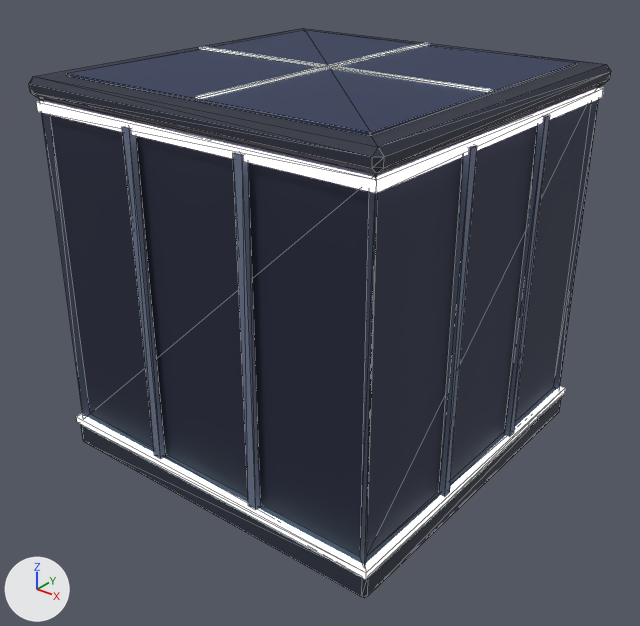
A saved change to the glTF model foxspy/models/kit-tokyo-wall.glb.
Camera for both pictures: a 50 mm lens placed at (2.77, -3.53, 2.94), pointed at (0.04, -0.12, 0.82). Lighting does not change. The marker at lower left points along +X, +Y and +Z. The older version comes first. Mesh edges are drawn as thin lines. Vertices at exactly the same position are counted once.

The first picture shows 'kit-tokyo-wall'.
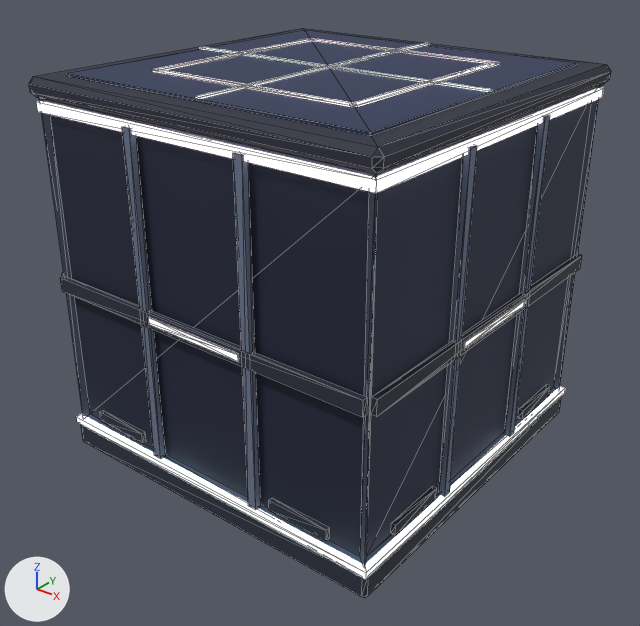
Scene script edits in JSON lines:
```json
{"block": "me_kit_tokyo_wall", "where": "# used by ob_kit_tokyo_wall; location = (0.0, 0.0, 0.0)"}
{"op": "remove", "block": "me_kit_tokyo_wall", "code": "me_kit_tokyo_wall.from_pydata(...)  # 172 vertices, 286 faces; spans x -1.04..1.04, y -1.04..1.04, z 0.0..2.12"}
{"op": "add", "block": "me_kit_tokyo_wall", "code": "me_kit_tokyo_wall.from_pydata(...)  # 332 vertices, 526 faces; spans x -1.04..1.04, y -1.04..1.04, z 0.0..2.12"}
{"block": "me_kit_tokyo_wall", "change": "me_kit_tokyo_wall part 1: a new loose piece, a box spanning x -0.99..0.99, y -1.03..-1.0, z 0.98..1.06, in mat_main"}
{"block": "me_kit_tokyo_wall", "change": "me_kit_tokyo_wall part 2: a new loose piece, a box spanning x -0.8..-0.45, y -1.025..-1.0, z 0.24..0.3, in mat_main"}
{"block": "me_kit_tokyo_wall", "change": "me_kit_tokyo_wall part 3: a new loose piece, a box spanning x 0.45..0.8, y -1.025..-1.0, z 0.24..0.3, in mat_main"}
{"block": "me_kit_tokyo_wall", "change": "me_kit_tokyo_wall part 4: a new loose piece, a box spanning x 1.0..1.03, y -0.99..0.99, z 0.98..1.06, in mat_main"}
{"block": "me_kit_tokyo_wall", "change": "me_kit_tokyo_wall part 5: a new loose piece, a box spanning x 1.0..1.025, y -0.8..-0.45, z 0.24..0.3, in mat_main"}
{"block": "me_kit_tokyo_wall", "change": "me_kit_tokyo_wall part 6: a new loose piece, a box spanning x 1.0..1.025, y 0.45..0.8, z 0.24..0.3, in mat_main"}
{"block": "me_kit_tokyo_wall", "change": "me_kit_tokyo_wall part 7: a new loose piece, a box spanning x -0.3..0.3, y -1.034..-1.03, z 1.0..1.04, in mat_glow"}
{"block": "me_kit_tokyo_wall", "change": "me_kit_tokyo_wall part 8: a new loose piece, a box spanning x 1.03..1.034, y -0.3..0.3, z 1.0..1.04, in mat_glow"}
{"block": "me_kit_tokyo_wall", "change": "me_kit_tokyo_wall part 9: a new loose piece, a box spanning x -0.6..0.6, y 0.58..0.62, z 2.112..2.12, in mat_glow"}
{"block": "me_kit_tokyo_wall", "change": "me_kit_tokyo_wall part 10: a new loose piece, a box spanning x -0.6..0.6, y -0.62..-0.58, z 2.112..2.12, in mat_glow"}
{"block": "me_kit_tokyo_wall", "change": "me_kit_tokyo_wall part 11: a new loose piece, a box spanning x 0.58..0.62, y -0.6..0.6, z 2.112..2.12, in mat_glow"}
{"block": "me_kit_tokyo_wall", "change": "me_kit_tokyo_wall part 12: a new loose piece, a box spanning x -0.62..-0.58, y -0.6..0.6, z 2.112..2.12, in mat_glow"}
{"block": "me_kit_tokyo_wall", "change": "other edits to the shape of me_kit_tokyo_wall do not show in these pictures"}
```

Location of each change, (x1, y1, x2, y2) in pixels of the pictures (640 x 626 px):
```json
{"part": 1, "of": "me_kit_tokyo_wall", "change": "added", "after": [60, 276, 368, 417]}
{"part": 2, "of": "me_kit_tokyo_wall", "change": "added", "after": [100, 410, 146, 443]}
{"part": 3, "of": "me_kit_tokyo_wall", "change": "added", "after": [269, 498, 330, 541]}
{"part": 4, "of": "me_kit_tokyo_wall", "change": "added", "after": [371, 254, 582, 416]}
{"part": 5, "of": "me_kit_tokyo_wall", "change": "added", "after": [391, 487, 437, 536]}
{"part": 6, "of": "me_kit_tokyo_wall", "change": "added", "after": [518, 384, 551, 420]}
{"part": 7, "of": "me_kit_tokyo_wall", "change": "added", "after": [148, 317, 239, 362]}
{"part": 8, "of": "me_kit_tokyo_wall", "change": "added", "after": [464, 299, 525, 350]}
{"part": 9, "of": "me_kit_tokyo_wall", "change": "added", "after": [309, 39, 498, 64]}
{"part": 10, "of": "me_kit_tokyo_wall", "change": "added", "after": [152, 69, 354, 107]}
{"part": 11, "of": "me_kit_tokyo_wall", "change": "added", "after": [350, 63, 500, 107]}
{"part": 12, "of": "me_kit_tokyo_wall", "change": "added", "after": [153, 39, 312, 70]}
```
